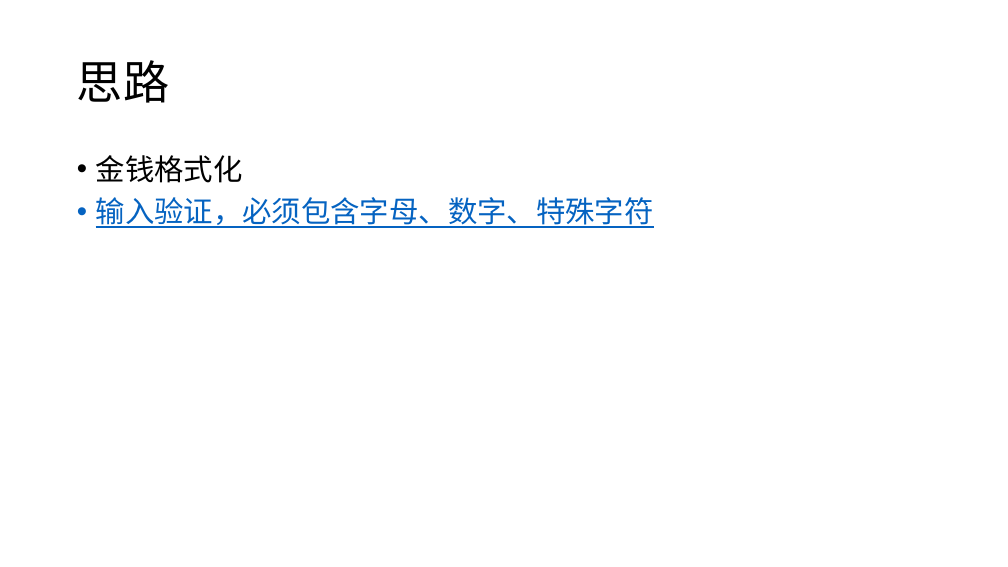
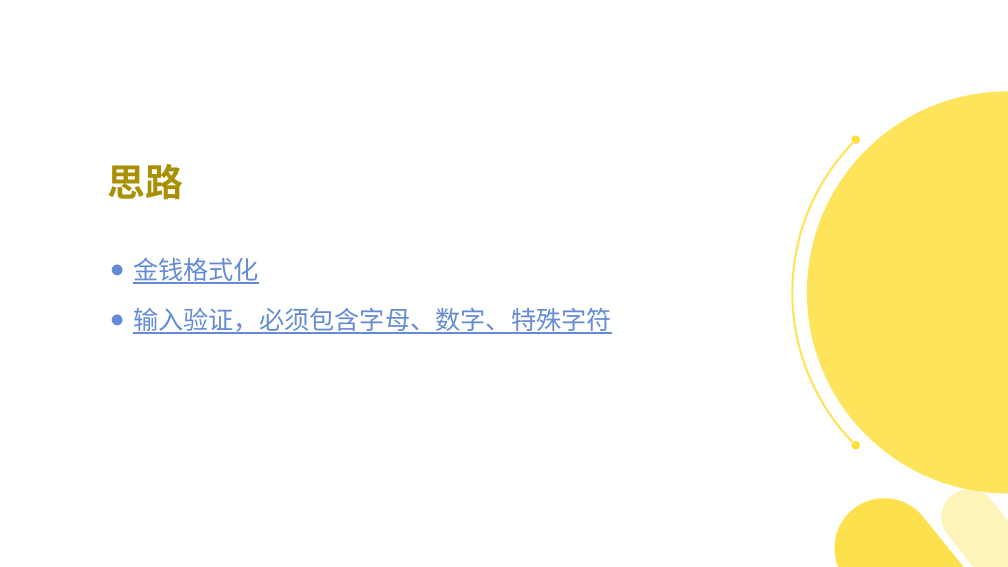
Before and after one commit to 382615666/note, a slide deck: slide 16 of 科普.pptx. Drawn at 1008x567 pixels with LibreOffice and Linux fonts; fonts in the diff are those of the drawing. Boxes give left, top, right and bottom in pixels: in the first picture for what was removed or moved away, otherwise in the second. Text is boxed around its words. In the diff, an @@ line names an element or a change of style, - is before the commit and + after.

```diff
--- a/科普.pptx
+++ b/科普.pptx
@@ freeform shape added at (x1=807, y1=91, x2=1008, y2=494), fill #FDE45A @@
@@ freeform shape added at (x1=792, y1=140, x2=856, y2=445), outline #FDE45A 2 pt @@
@@ ellipse added at (x1=851, y1=135, x2=860, y2=144), fill #FDDE32 @@
@@ text "思路" moved from (x1=77, y1=60, x2=169, y2=103) to (x1=108, y1=164, x2=184, y2=200) @@
@@ text "思路" at (x1=108, y1=164, x2=184, y2=200): size 44 to 36 pt, font Calibri to Noto Sans CJK SC, text colour #000000 to #A99002, bold on; line spacing 0.9 to 1; vertical alignment middle to top @@
@@ text "金钱格式化" moved from (x1=96, y1=155, x2=654, y2=228) to (x1=133, y1=258, x2=612, y2=334) @@
@@ text "金钱格式化" at (x1=133, y1=258, x2=612, y2=334): size 28 to 24 pt, font Calibri to Noto Sans CJK SC; text colour #000000 to #658BD5, underline on in "金钱格式化"; text colour #0563C1 to #658BD5 in "输入验证，必须包含字母、数字、特殊字符"; bullet • to ●; line spacing 0.9 to 1.3 @@
@@ ellipse added at (x1=851, y1=441, x2=860, y2=449), fill #FDDE32 @@
@@ freeform shape added at (x1=835, y1=498, x2=964, y2=567), fill #FCD605 at 71% opacity @@
@@ freeform shape added at (x1=941, y1=489, x2=1008, y2=567), fill #FDE45A at 42% opacity @@
```
Also in this commit, not shown: 14 other slides changed, 4 slides added, 3 other files.
